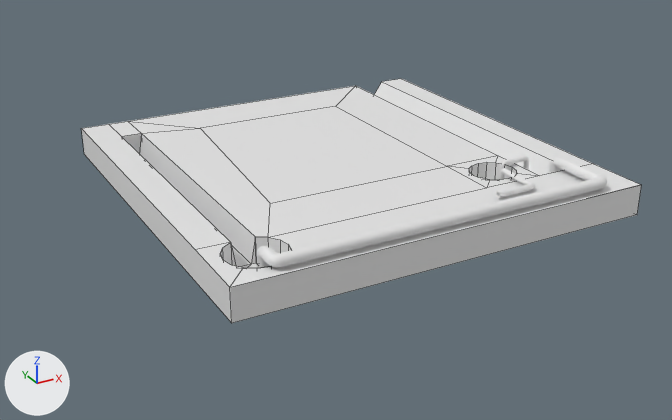
An edit to the Blender file Assets/FarmBase.blend, drawn before and after from the same camera.
Both versions are drawn from a camera (50 mm lens) standing at (-158.0, -285.0, 130.0) and looking at (-6.0, -9.0, -7.0). Arrows for +X, +Y and +Z are at lower left; the lights stay in place. Mesh edges are drawn as thin lines on the coarser meshes.

Objects in the first picture: 'BigPipe', 'Cube'.
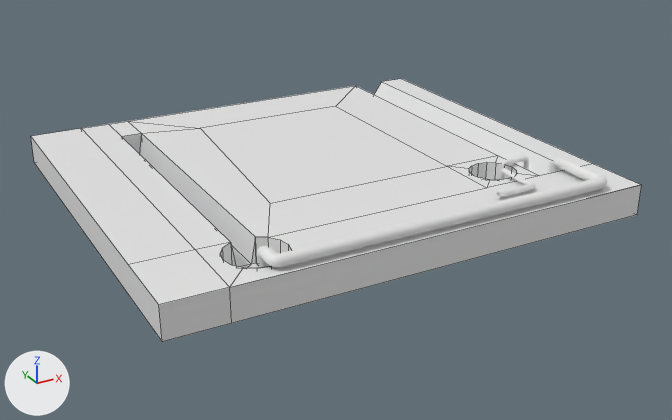
Commit message: edit farm bases

Edits to the bpy script that builds the scene:
```text
Change me_cube:
    where me_cube.from_pydata(...)  # 146 vertices, 119 faces, 4 loose edges; spans x -76.0..76.0, y -1.0..10.0, z -77.0..76.0
    used by ob_cube; location = (0.0, 0.0, 0.0); rotation_euler = (1.571, 0.0, 0.0), in degrees (90, 0, 0)
    verts and faces of me_cube; kept vertices keep their numbers, new ones are numbered from 146
    before: 5 (-76.0, -1.0, -77.0) at pixel (84, 154), 7 (-76.0, -1.0, 76.0) at pixel (231, 323), 8 (-76.0, 10.0, 76.0) at pixel (229, 287), 10 (-76.0, 10.0, -77.0) at pixel (81, 128), 89 (-76.0, 10.0, 50.0) at pixel (195, 249)
    me_cube part 1
    add delete_faces([(5, 7, 8, 89, 10)])
    add for new, old in zip([*range(146, 151)], [5, 7, 8, 10, 89]): verts[new] = verts[old] + (-20.0, 0.0, 0.0)
    add faces += [(10, 149, 150, 89), (146, 147, 148, 150, 149), (5, 146, 149, 10), (7, 8, 148, 147), (5, 7, 147, 146), (8, 89, 150, 148)]
```

Changed parts and their boxes [x1, y1, x2, y2] in the pictures (672 x 420 px):
'Cube', reshaped (9% wider, 8% taller): before [81, 79, 641, 323]; after [31, 79, 641, 342]
part 1 of me_cube, built on: before [81, 128, 232, 323]; after [31, 128, 232, 342]
